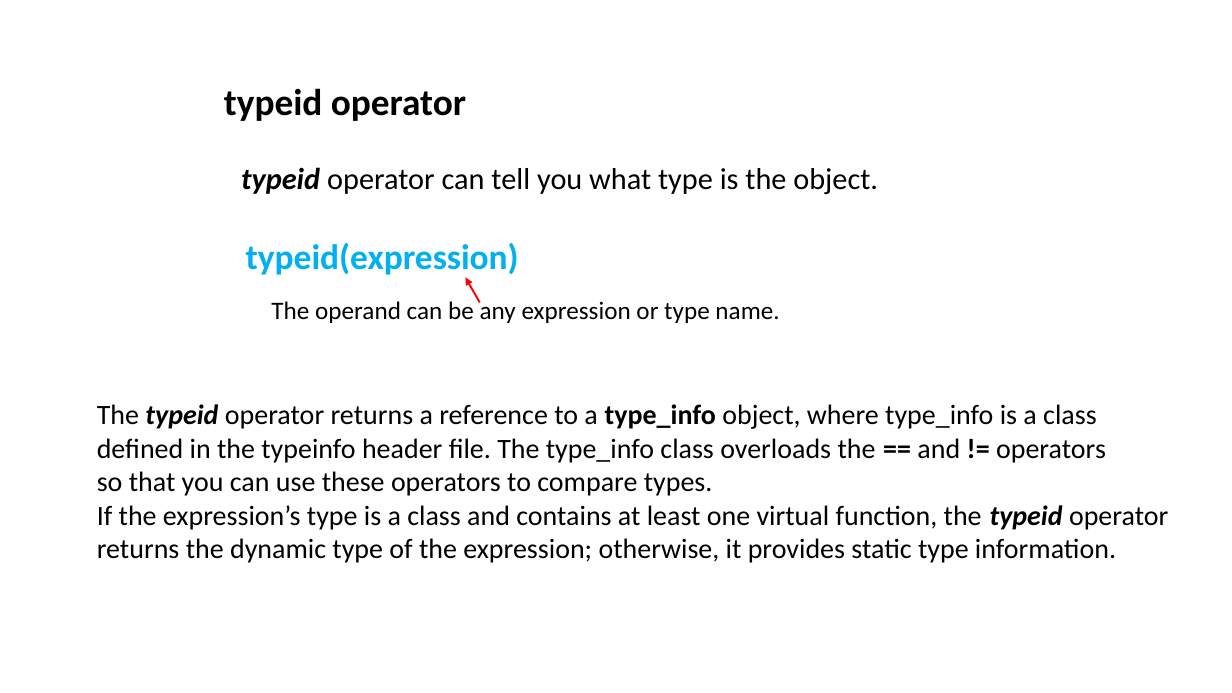
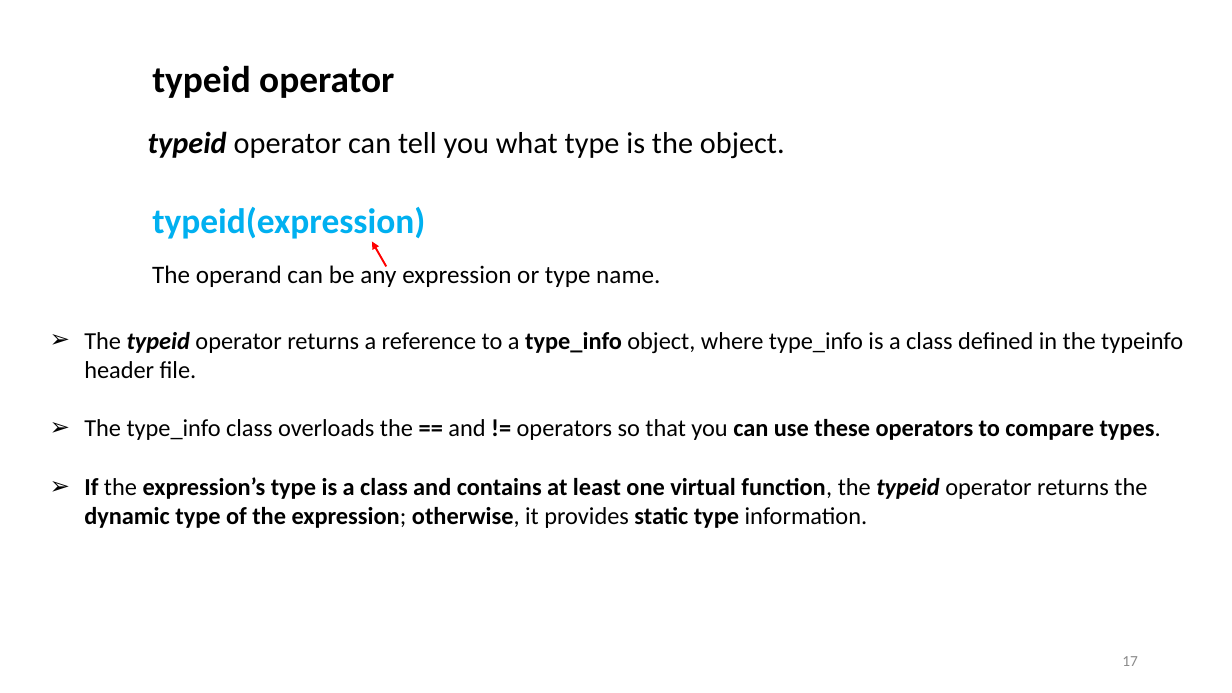
Before and after one commit to ShiqiYu/CPP, a slide deck: slide 17 of week15/Lab15.pptx (slide 16 before the commit). Drawn at 1232x693 pixels with LibreOffice and Linux fonts; fonts in the diff are those of the drawing; background and template pictures are left out. Boxes give left, top, right and bottom in pixels: in the first picture for what was removed or moved away, otherwise in the second. Text is boxed around its words. In the diff, an @@ line names an element or a change of style, - is before the commit and + after.

```diff
--- a/week15/Lab15.pptx
+++ b/week15/Lab15.pptx
@@ title "typeid operator": place and size @@
-title "typeid operator" at (224,88,466,121)
+title "typeid operator" at (152,65,394,98)
@@ title "typeid operator" at (152,65,394,98): size 29 to 29.1 pt @@
@@ text "typeid(expression)" at (152,207,425,242): size 27.5 to 27.6 pt @@
@@ text "The operand can be any ...": place and size @@
-text "The operand can be any ..." at (271,301,779,323)
+text "The operand can be any ..." at (152,263,660,287)
@@ text "The operand can be any ..." at (152,263,660,287): size 19.7 to 19.6 pt @@
@@ 2 texts, 1 arrow: place and size @@
-2 texts, 1 arrow at (241,167,878,302)
+2 texts, 1 arrow at (148,131,785,266)
@@ text "The typeid operator returns a ...": place and size @@
-text "The typeid operator returns a ..." at (97,404,1168,563)
+text "The typeid operator returns a ..." at (84,332,1183,528)
@@ text at (84,332,1183,440): text changed; size 21.8 to 19 pt @@
-The typeid operator returns a reference to a type_info object, where type_info is a class
-defined in the typeinfo header file. The type_info class overloads the == and != operators
-so that you can use these operators to compare types.
+➢ The typeid operator returns a reference to a type_info object, where type_info is a class defined in the typeinfo header file.
+➢ The type_info class overloads the == and != operators so that you can use these operators to compare types.
@@ text at (84,477,1147,528): size 21.8 to 19 pt in "If the expression’s type is a class ..."; bold on in "If expression’s type is a class and ..."; bullet none to ➢ @@
@@ page number added at (1122,656,1138,666), 12 pt, text #8C8C8C @@
+17
```
Also in this commit, not shown: 18 other slides changed, 2 slides added, 3 slides removed, 3 other files.
